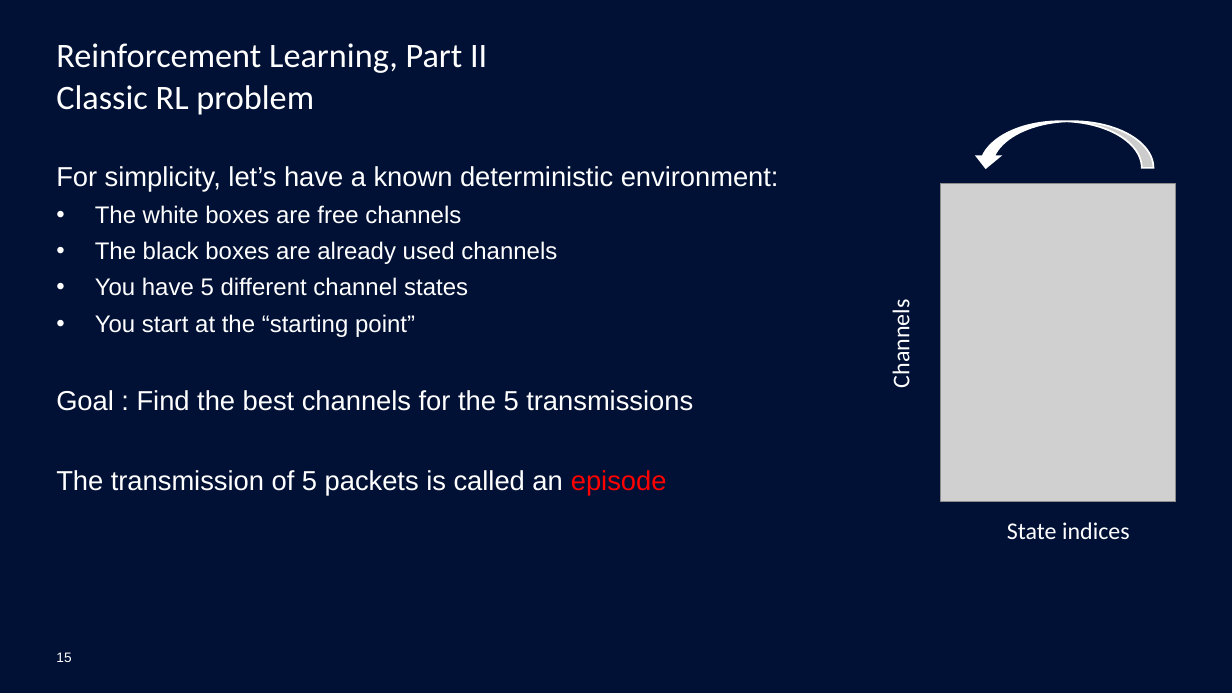
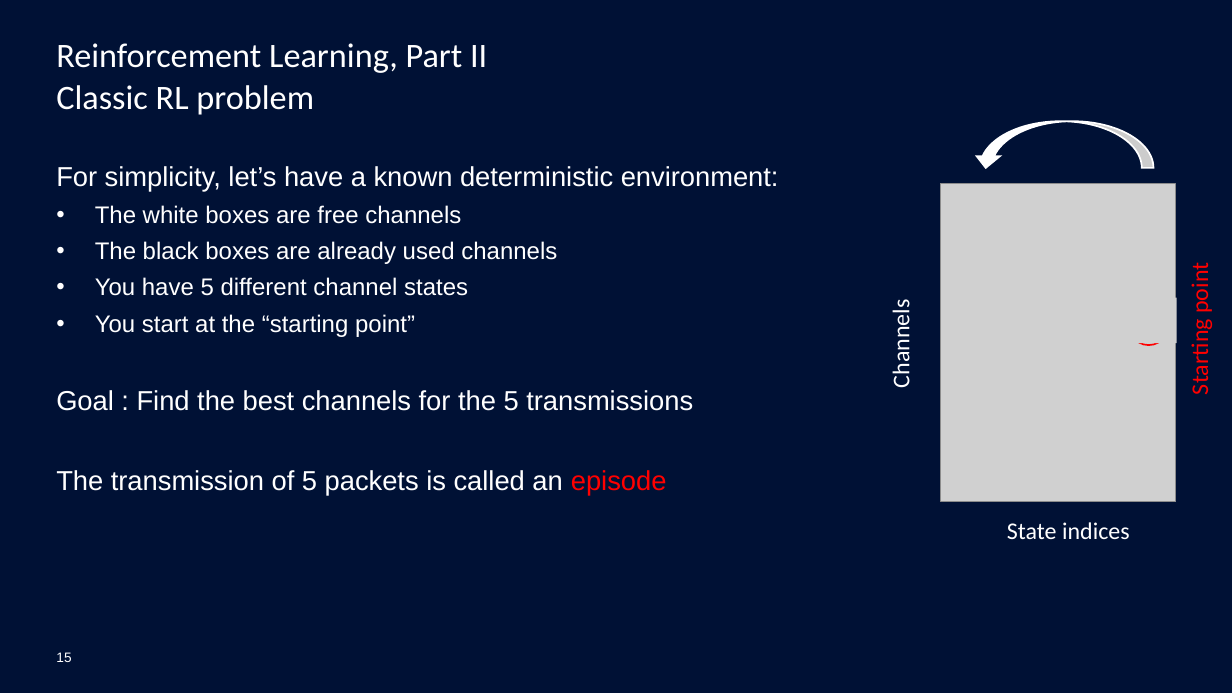
Before and after one commit to mgoutay/ml_course, a slide deck: slide 15 of RL_course.pptx. Drawn at 1232x693 pixels with LibreOffice and Linux fonts; fonts in the diff are those of the drawing; grey boxes stand for pictures; background and template pictures are left out. Boxes give left, top, right and bottom in pixels: in the first picture for what was removed or moved away, otherwise in the second. Text is boxed around its words. In the diff, an @@ line names an element or a change of style, - is before the commit and + after.

```diff
--- a/RL_course.pptx
+++ b/RL_course.pptx
@@ text added at [1185,267,1214,393], 14 pt, text #FF0000 @@
+Starting point
@@ picture added at [1121,298,1177,344] @@
@@ ellipse added at [1129,306,1168,345], outline #FF0000 1 pt @@
```
Also in this commit, not shown: 4 other slides changed, 1 other file.
